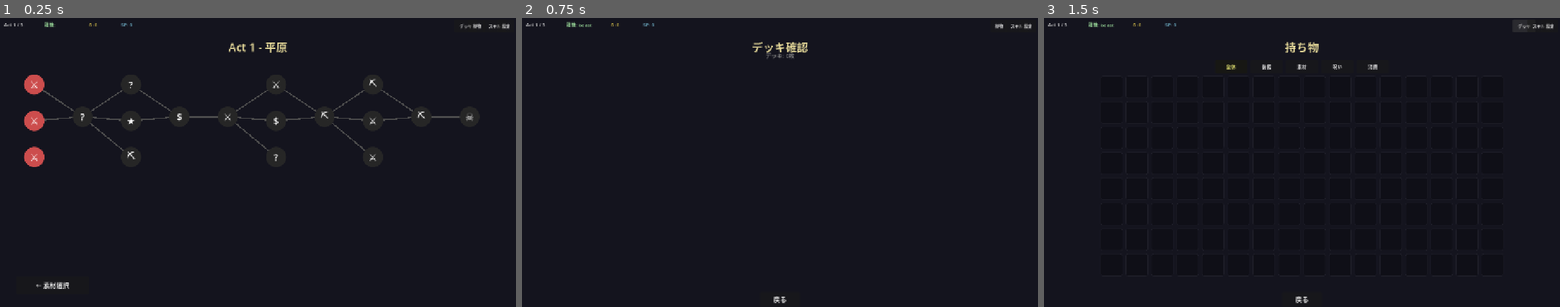
Above: before the commit, frames 1-3 (left to right).
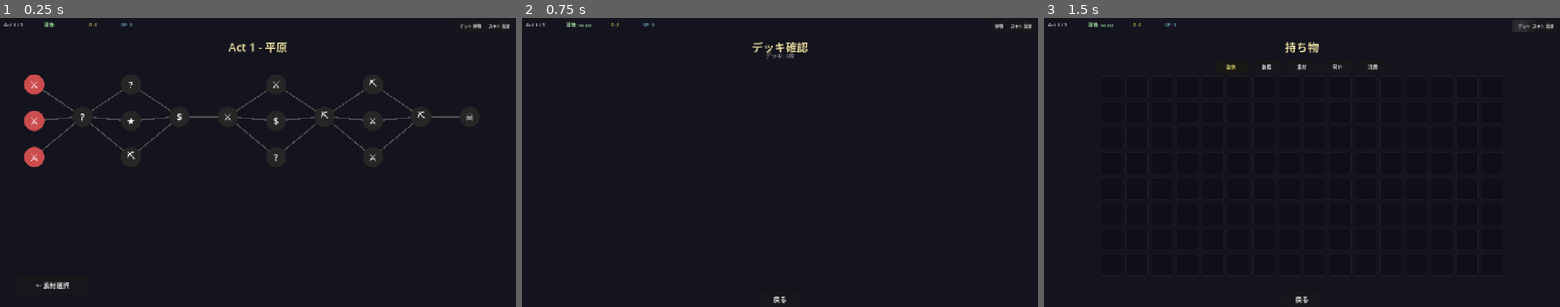
Above: after the commit, the same moments.

Repository: kazumak334-create/dungeon-board-game
Game: Godot game, scene res://scenes/MapSelect.tscn
Two runs of this game, one before a commit and one after it. Both use one fixed random seed, a clock stepped at 60 frames per second and the inputs below. This scene is started directly instead of the project's main scene.
Inputs:
- Up to frame 1 (0.25 s): no input
- Up to frame 2 (0.75 s): click "デッキ" at 0.5 s
- Up to frame 3 (1.5 s): click "持物" at 1.25 s

The runs differ from the first frame. In frame 1, 0.1% of the frame differs, in the area x 8-81%, y 36-46%; in frame 2, nothing differs; in frame 3, nothing differs.

Commit message:
fix: マップ孤立ノード修正（逆方向接続保証・初期配置クリア）
## 問題
- マップに繋がっていないノードがあり、そこに入ると即GAMEOVER
- 前のdepthから次のdepthに行けない孤立ノードが発生

## 修正内容

### MapGenerator: 逆方向孤立チェック追加
- 各depth生成後、前のdepthの全ノードから次のdepthに行けるか確認
- 行けないノードがある場合、次のdepthの先頭ノードに接続追加
- これで「前のノードから進めない」問題を解消

### GameSession: reset()で初期配置データクリア
- initial_unitsとspell_slotsをreset()に追加
- ラン開始時に前回のデータが残る問題を解消

## テスト
- 全テスト1947件パス
- test_map_isolation.gd: 孤立ノード診断スクリプト追加

Co-Authored-By: Claude Sonnet 4.5 <noreply@anthropic.com>

Diff:
--- a/scripts/GameSession.gd
+++ b/scripts/GameSession.gd
@@ -70,6 +70,8 @@
 	selected_deck = []
 	selected_material = {}
 	placement_config = []
+	initial_units = []
+	spell_slots = []
 	materials = []
 	gold = 0
 	skill_points = 0
--- a/scripts/MapGenerator.gd
+++ b/scripts/MapGenerator.gd
@@ -106,6 +106,20 @@
 				"connections": conns,
 			})
 			current_depth_ids.append(nid)
+
+		# 逆方向孤立チェック: 前のdepthの全ノードから次のdepthに行けるか確認
+		for pid in prev_depth_ids:
+			var has_outgoing = false
+			for nid in current_depth_ids:
+				var node = _find_node(nodes, nid)
+				if pid in node.get("connections", []):
+					has_outgoing = true
+					break
+			# 前のノードから行けるノードがなければ、最も近いノードに接続追加
+			if not has_outgoing and current_depth_ids.size() > 0:
+				var target_node = _find_node(nodes, current_depth_ids[0])
+				if target_node.has("connections"):
+					target_node["connections"].append(pid)
 
 		prev_depth_ids = current_depth_ids
 
--- /dev/null
+++ b/test_map_isolation.gd
@@ -0,0 +1,54 @@
+extends SceneTree
+
+func _init():
+	var MapGen = load("res://scripts/MapGenerator.gd")
+	var gen = MapGen.new()
+
+	print("=== マップ孤立ノードチェック ===")
+	var test_seeds = [12345, 99999, 42, 777, 20260410]
+
+	for seed_val in test_seeds:
+		print("\n[Seed: %d]" % seed_val)
+		var map_data = gen.generate(seed_val, "slime")
+
+		for act in map_data.get("acts", []):
+			var act_num = act.get("act_num", 0)
+			var nodes = act.get("nodes", [])
+
+			# 前のdepthの全ノードから次のdepthに到達可能かチェック
+			var max_depth = 0
+			for node in nodes:
+				if node.get("depth", 0) > max_depth:
+					max_depth = node.get("depth", 0)
+
+			var isolated_count = 0
+			for depth in range(max_depth):
+				var current_depth_nodes = []
+				var next_depth_nodes = []
+
+				for node in nodes:
+					if node.get("depth", -1) == depth:
+						current_depth_nodes.append(node.get("id", ""))
+					elif node.get("depth", -1) == depth + 1:
+						next_depth_nodes.append(node)
+
+				# 各current_depthノードから次のdepthに行けるかチェック
+				for current_id in current_depth_nodes:
+					var has_path = false
+					for next_node in next_depth_nodes:
+						var conns = next_node.get("connections", [])
+						if current_id in conns:
+							has_path = true
+							break
+
+					if not has_path:
+						print("  ⚠ 孤立検出: Act%d depth%d ノード[%s] → depth%d への接続なし" % [act_num, depth, current_id, depth + 1])
+						isolated_count += 1
+
+			if isolated_count == 0:
+				print("  ✓ Act%d: 孤立ノードなし" % act_num)
+			else:
+				print("  ✗ Act%d: 孤立ノード %d個" % [act_num, isolated_count])
+
+	print("\n=== チェック完了 ===")
+	quit()
Not shown, changed: .claude/settings.local.json
Not shown, added: tests/integration/test_card_placement.gd.uid
Not shown, added: tests/integration/test_screen_flow.gd.uid
